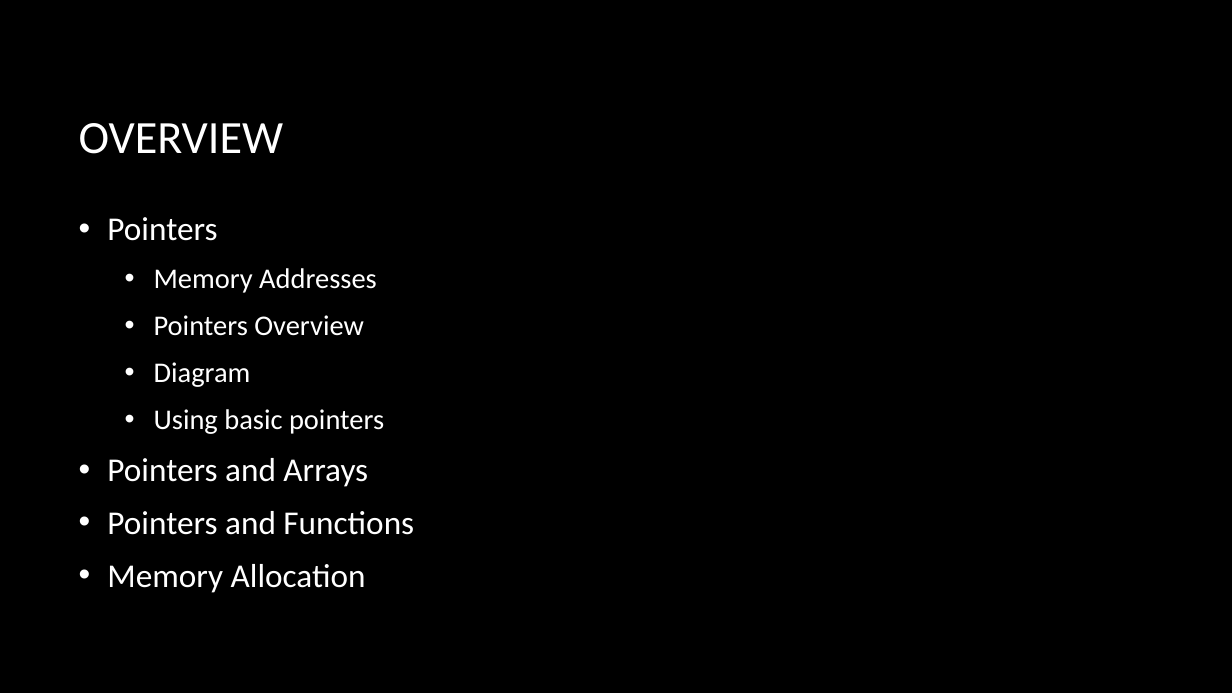
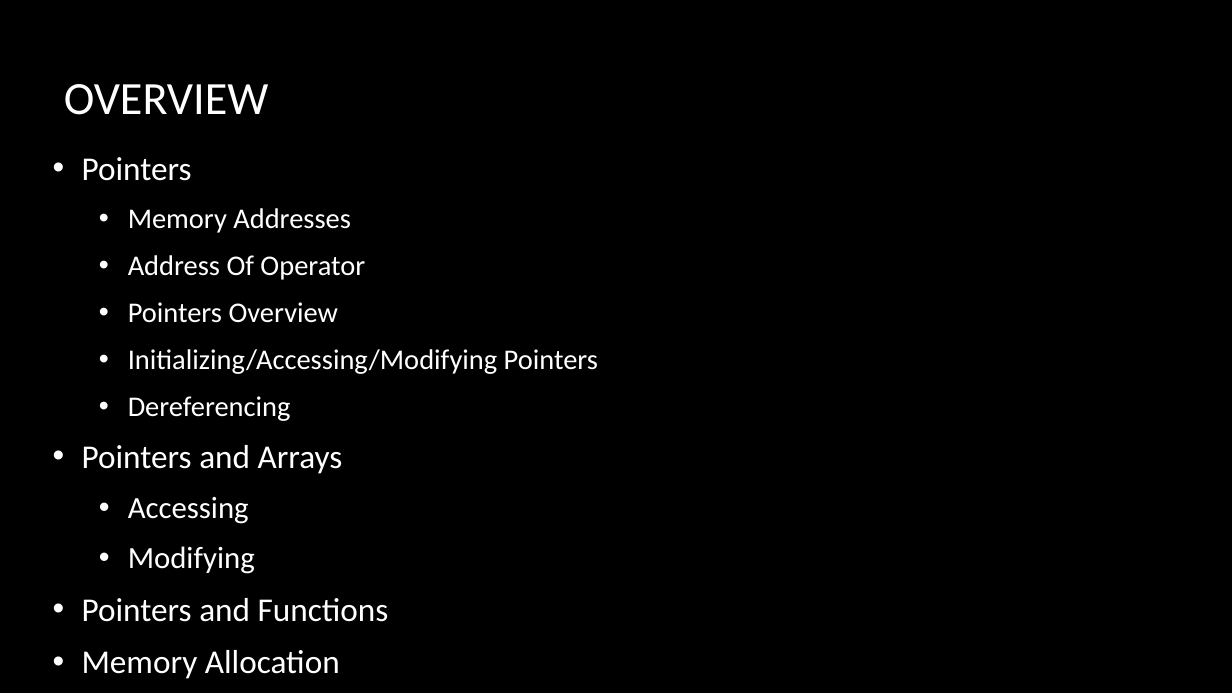
Before and after one commit to fopineda/C-Class, a slide deck: slide 2 of C-Course/Slides/Section10-Pointers.pptx. Drawn at 1232x693 pixels with LibreOffice and Linux fonts; fonts in the diff are those of the drawing; background and template pictures are left out. Boxes give left, top, right and bottom in pixels: in the first picture for what was removed or moved away, otherwise in the second. Text is boxed around its words. In the diff, an @@ line names an element or a change of style, - is before the commit and + after.

Commit message:
updated scope; finished pointers

```diff
--- a/C-Course/Slides/Section10-Pointers.pptx
+++ b/C-Course/Slides/Section10-Pointers.pptx
@@ title "OVERVIEW": place and size @@
-title "OVERVIEW" at (79, 123, 284, 154)
+title "OVERVIEW" at (64, 84, 269, 115)
@@ text "Pointers": place and size @@
-text "Pointers" at (107, 217, 414, 593)
+text "Pointers" at (82, 157, 598, 679)
@@ text at (128, 255, 365, 280): paragraph added @@
+  • Address Of Operator
@@ text at (128, 349, 598, 421): text changed @@
-  • Diagram
-  • Using basic pointers
+  • Initializing/Accessing/Modifying Pointers
+  • Dereferencing
@@ text at (128, 497, 255, 574): paragraphs added @@
+  • Accessing
+  • Modifying
```
Also in this commit, not shown: 1 other slide changed, 13 slides added, 2 slides removed, 25 other files.
